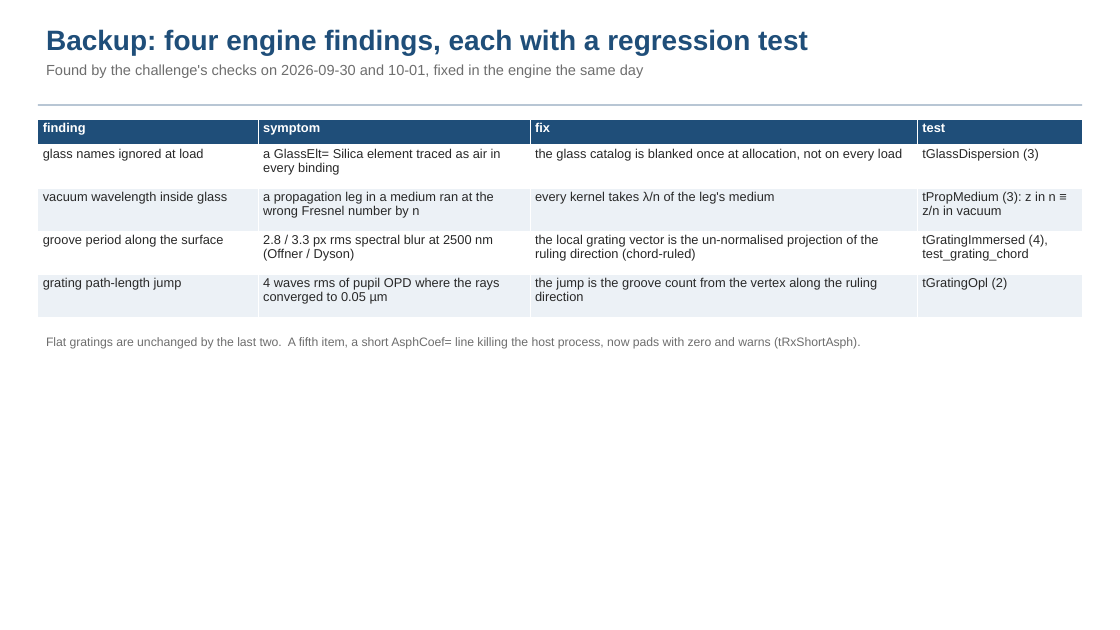
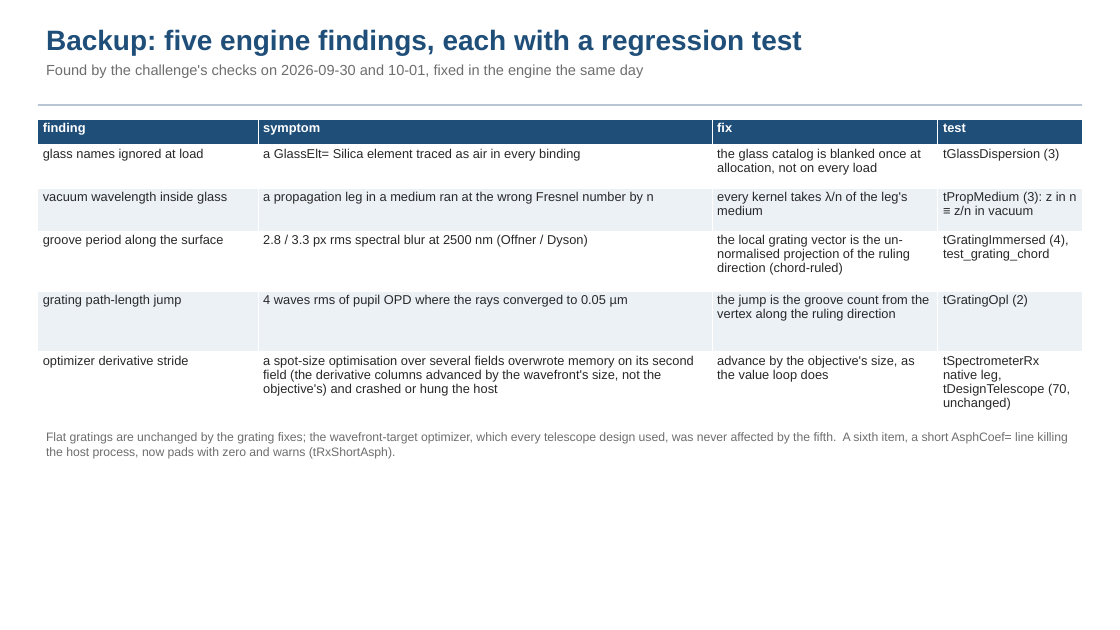
Before and after one commit to nasa-jpl/macos, a slide deck: slide 28 of demo_session/deck_dyson.pptx (slide 23 before the commit). Drawn at 1120x630 pixels with LibreOffice and Linux fonts; fonts in the diff are those of the drawing. Boxes give left, top, right and bottom in pixels: in the first picture for what was removed or moved away, otherwise in the second. Text is boxed around its words. In the diff, an @@ line names an element or a change of style, - is before the commit and + after.

```diff
--- a/demo_session/deck_dyson.pptx
+++ b/demo_session/deck_dyson.pptx
@@ text at [46, 29, 802, 55]: text changed @@
-Backup: four engine findings, each with a regression test
+Backup: five engine findings, each with a regression test
@@ table at [38, 119, 1083, 414] @@
+row 6: optimizer derivative stride | a spot-size optimisation over several fields overwrote memory on its second field (the derivative columns advanced by the wavefront's size, not the objective's) and crashed or hung the host | advance by the objective's size, as the value loop does | tSpectrometerRx native leg, tDesignTelescope (70, unchanged)
@@ text at [46, 432, 1067, 459]: text changed @@
-Flat gratings are unchanged by the last two. A fifth item, a short AsphCoef= line killing the host process, now pads with zero and warns (tRxShortAsph).
+Flat gratings are unchanged by the grating fixes; the wavefront-target optimizer, which every telescope design used, was never affected by the fifth. A sixth item, a short AsphCoef= line killing the host process, now pads with zero and warns (tRxShortAsph).
```
Also in this commit, not shown: 13 other slides changed, 5 slides added, 22 other files.
